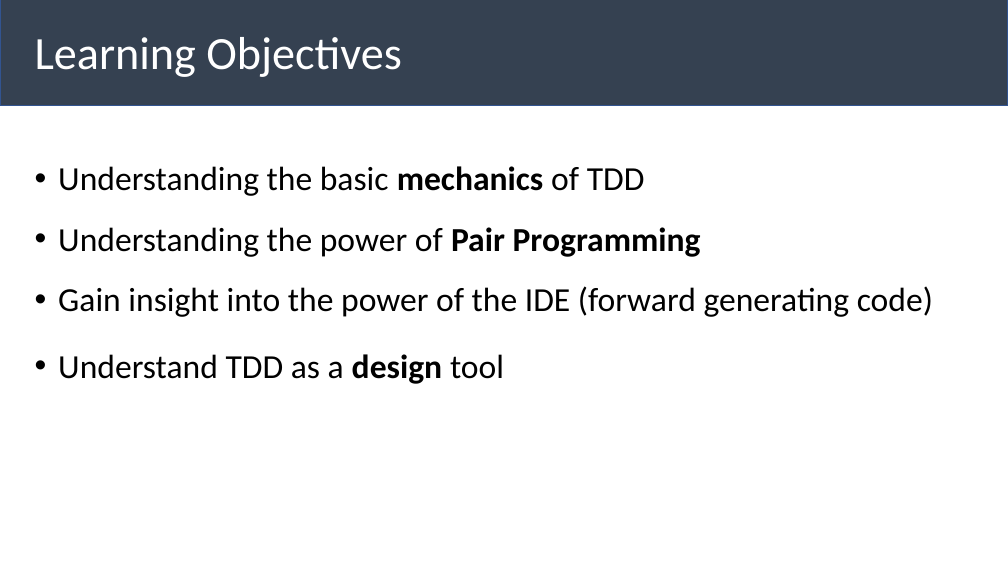
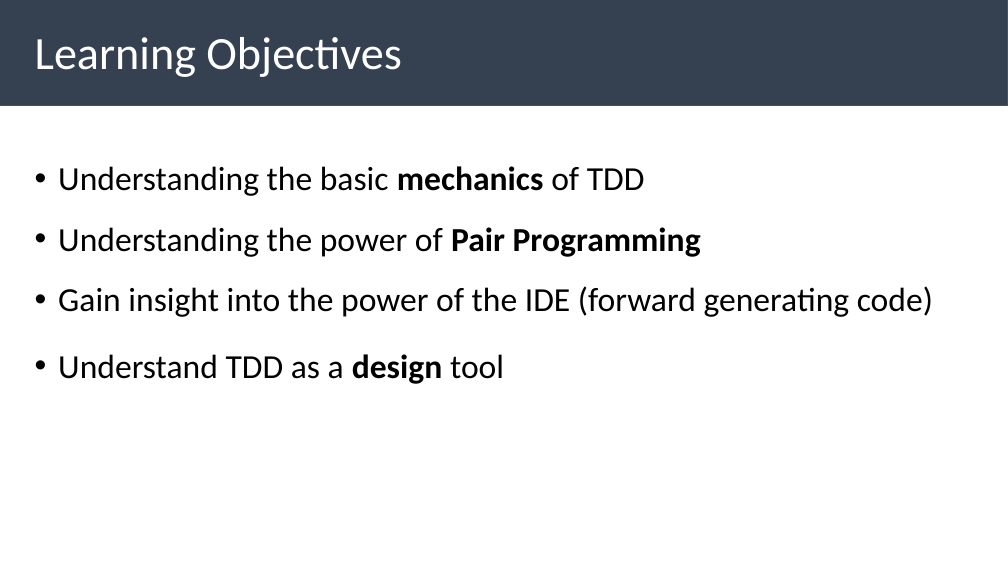
Before and after one commit to suggitpe/bank-account-kata, a slide deck: slide 2 of slides.pptx. Drawn at 1008x567 pixels with LibreOffice and Linux fonts; fonts in the diff are those of the drawing; background and template pictures are left out. Boxes give left, top, right and bottom in pixels: in the first picture for what was removed or moved away, otherwise in the second. Text is boxed around its words. In the diff, an @@ line names an element or a change of style, - is before the commit and + after.

```diff
--- a/slides.pptx
+++ b/slides.pptx
@@ rectangle at box(0, 0, 1008, 105): outline #325491 1 pt to #325490 1 pt @@
```
Also in this commit, not shown: 12 other slides changed, 1 slide added.
